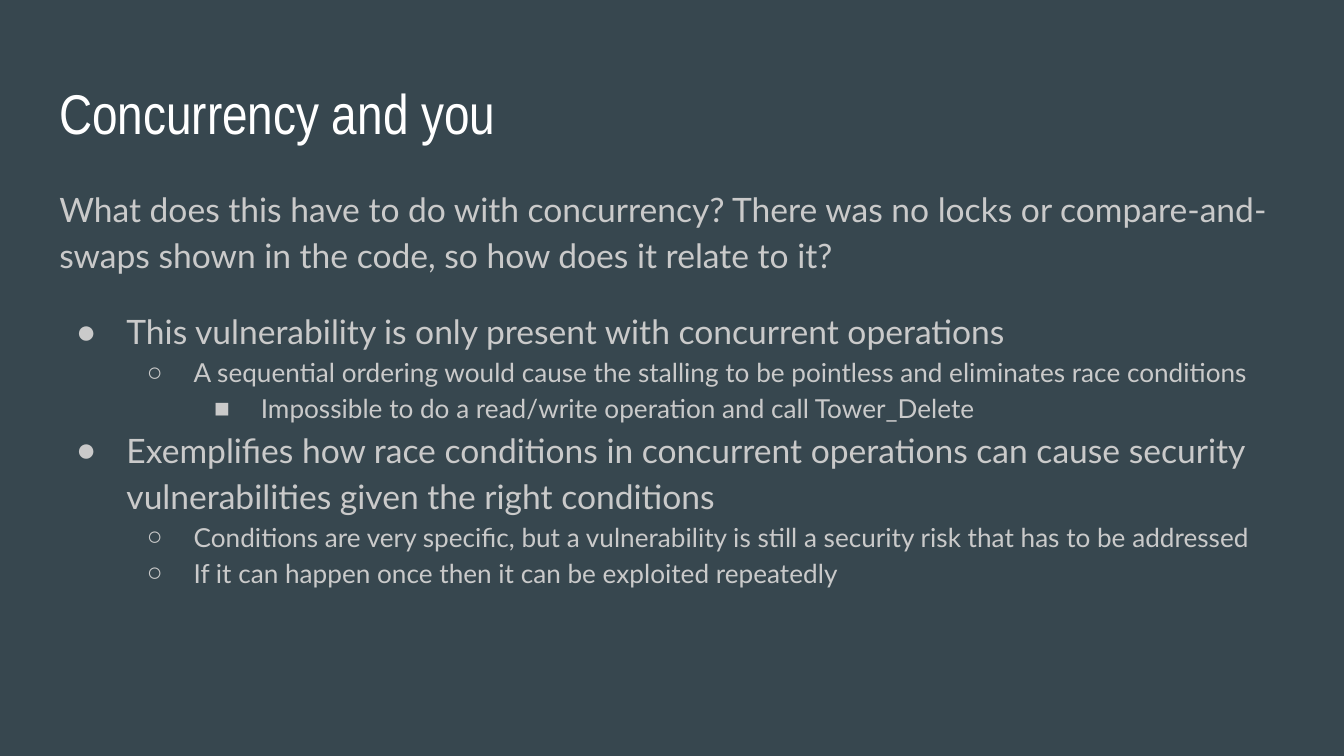
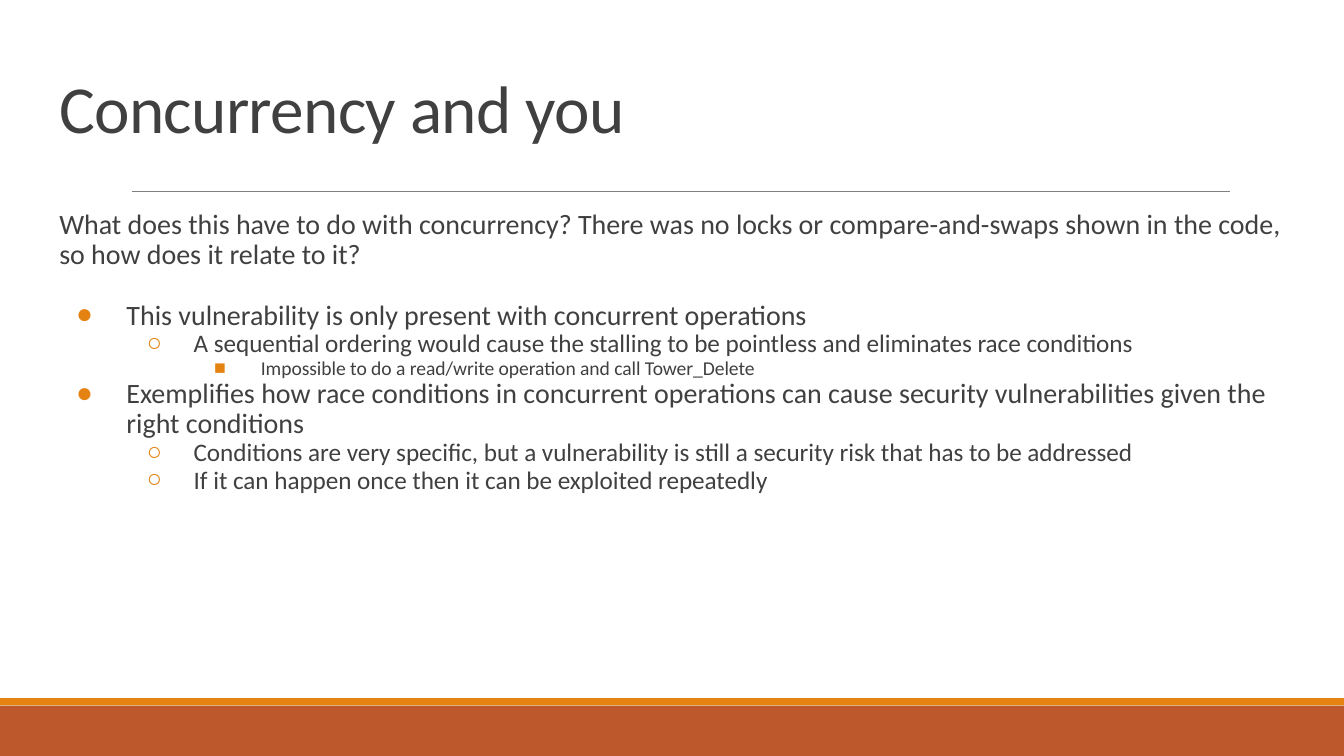
Before and after one commit to ttown386/PaVT-BST, a slide deck: slide 11 of doc/HW2/Tower Probe Race Condition.pptx. Drawn at 1344x756 pixels with LibreOffice and Linux fonts; fonts in the diff are those of the drawing. Boxes give left, top, right and bottom in pixels: in the first picture for what was removed or moved away, otherwise in the second. Text is boxed around its words. In the diff, an @@ line names an element or a change of style, - is before the commit and + after.

```diff
--- a/doc/HW2/Tower Probe Race Condition.pptx
+++ b/doc/HW2/Tower Probe Race Condition.pptx
@@ background #37474F to #FFFFFF @@
@@ title "Concurrency and you" at box(59, 86, 624, 144): size 30 to 36 pt, font Arial Narrow to Calibri, text colour #FFFFFF to #404040, letter spacing 0 to -0.4 pt; line spacing 1 to 0.85 @@
@@ text "What does this have to ...": place and size @@
-text "What does this have to ..." at box(59, 197, 1266, 587)
+text "What does this have to ..." at box(59, 214, 1280, 493)
@@ text "What does this have to ..." at box(59, 214, 1280, 493): size 18 to 15 pt in "What does this have to do with ...", "This vulnerability is only present with concurrent ...", "Exemplifies how race conditions in concurrent operations ..."; font Lato to Calibri, text colour #CACACA to #404040; size 14 to 13.5 pt in "A sequential ordering would cause the stalling ...", "Conditions are very specific, but a vulnerability ...", "If it can happen once then it ..."; size 14 to 10.5 pt in "Impossible to do a read/write operation and ..."; line spacing 1.15 to 0.9; bullet colour #CACACA to #E48312 @@
@@ line added from (132, 192) to (1230, 192), #808080 0.5 pt @@
@@ rectangle added at box(0, 706, 1344, 756), fill #BD582C @@
@@ rectangle added at box(0, 699, 1344, 706), fill #E48312 @@
```
Also in this commit, not shown: 11 other slides changed, 2 slides added, 3 other files.
